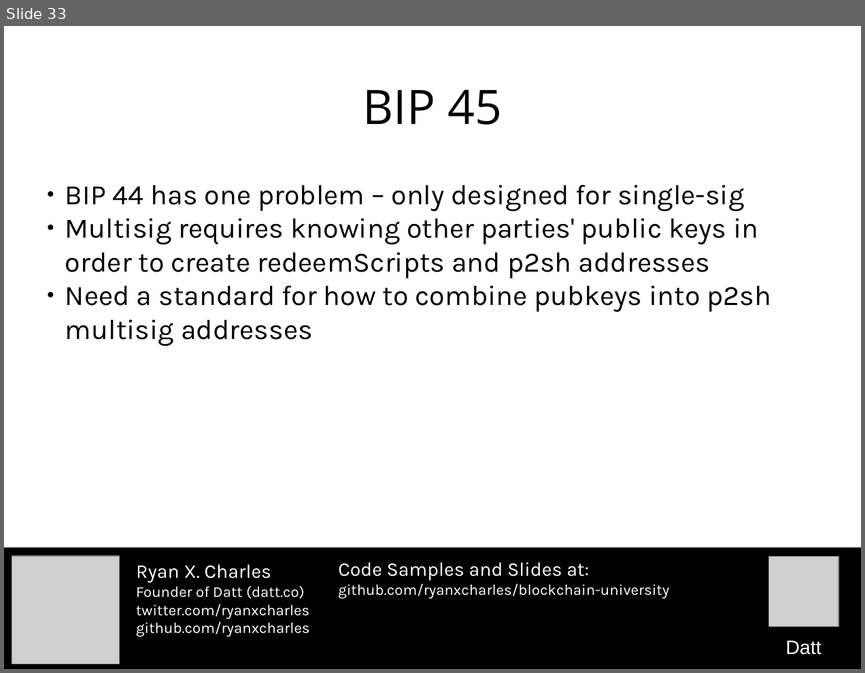
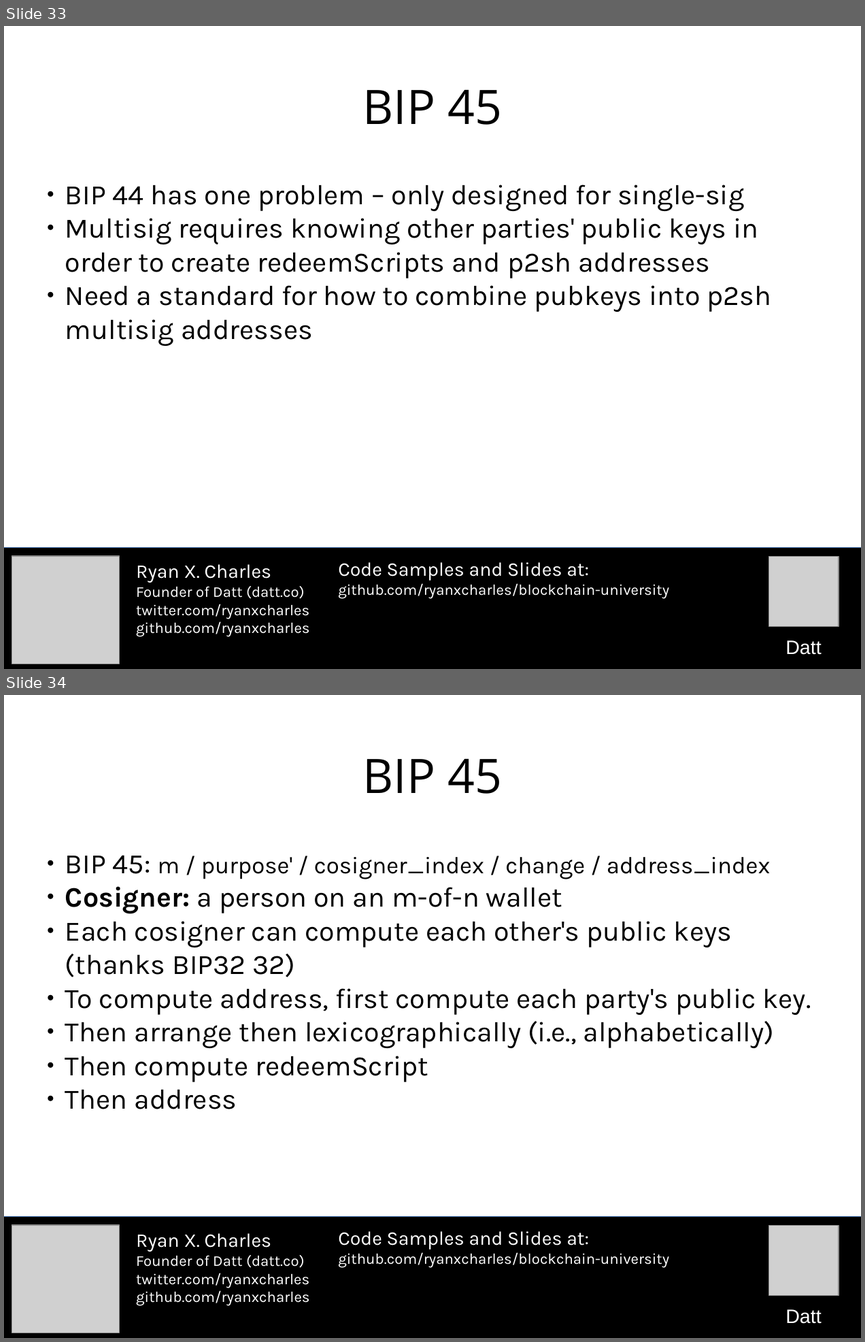
Before and after one commit to camelash/blockchain-university, a slide deck: slides/2015-10-28-important-bips.odp. Shown one above the other, each under a label of ours: slide 33 before the commit, slides 33 and 34 after it. The pictures are 865x673 and 865x1342 pixels, drawn with LibreOffice and Linux fonts; fonts in the diff are those of the drawing; grey boxes stand for pictures. Boxes give left, top, right and bottom in pixels: in the first picture for what was removed or moved away, otherwise in the second. Text is boxed around its words. In the diff, an @@ line names an element or a change of style, - is before the commit and + after.

```diff
--- a/slides/2015-10-28-important-bips.odp
+++ b/slides/2015-10-28-important-bips.odp
@@ slide 34 added at bbox=[4, 695, 861, 1338], background #FFFFFF @@
@@ title added at bbox=[362, 759, 502, 794], 44 pt, text #000000 @@
+BIP 45
@@ subtitle added at bbox=[65, 855, 810, 1109], 26 pt, text #000000 @@
+● BIP 45: m / purpose' / cosigner_index / change / address_index
+● Cosigner: a person on an m-of-n wallet
+● Each cosigner can compute each other's public keys (thanks BIP32 32)
+● To compute address, first compute each party's public key.
+● Then arrange then lexicographically (i.e., alphabetically)
+● Then compute redeemScript
+● Then address
@@ rectangle added at bbox=[4, 1217, 861, 1338], fill #000000, outline #3465A4 0 pt @@
@@ picture added at bbox=[11, 1225, 120, 1333] @@
@@ text added at bbox=[136, 1233, 310, 1306], 14 pt, text #FFFFFF @@
+Ryan X. Charles
+Founder of Datt (datt.co)
+twitter.com/ryanxcharles
+github.com/ryanxcharles
@@ text added at bbox=[338, 1231, 669, 1268], 14 pt, text #FFFFFF @@
+Code Samples and Slides at:
+github.com/ryanxcharles/blockchain-university
@@ picture added at bbox=[769, 1225, 839, 1295] @@
@@ text added at bbox=[785, 1309, 821, 1323], 18 pt, text #FFFFFF @@
+Datt
```
Also in this commit, not shown: 17 other slides added, 1 other file.
